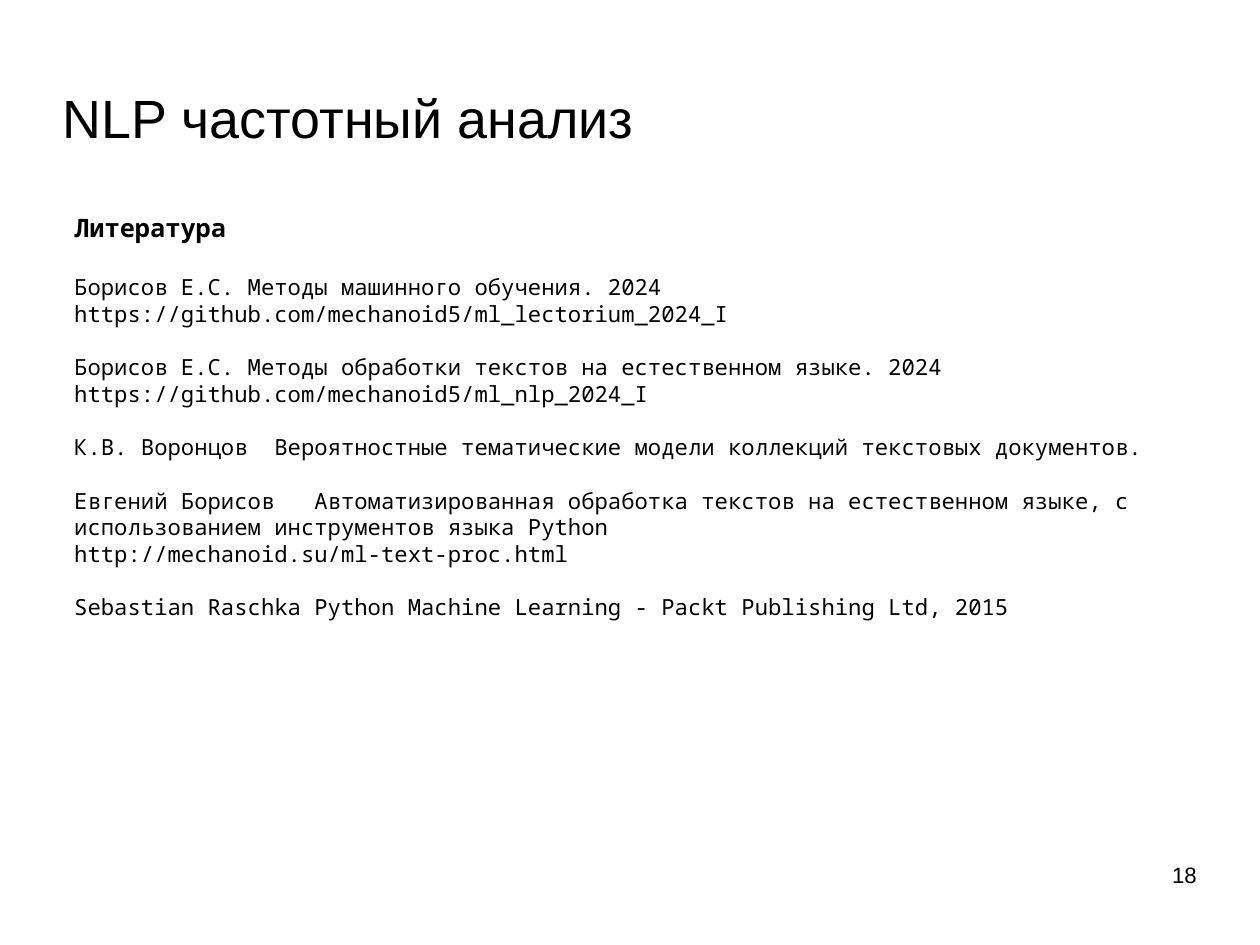
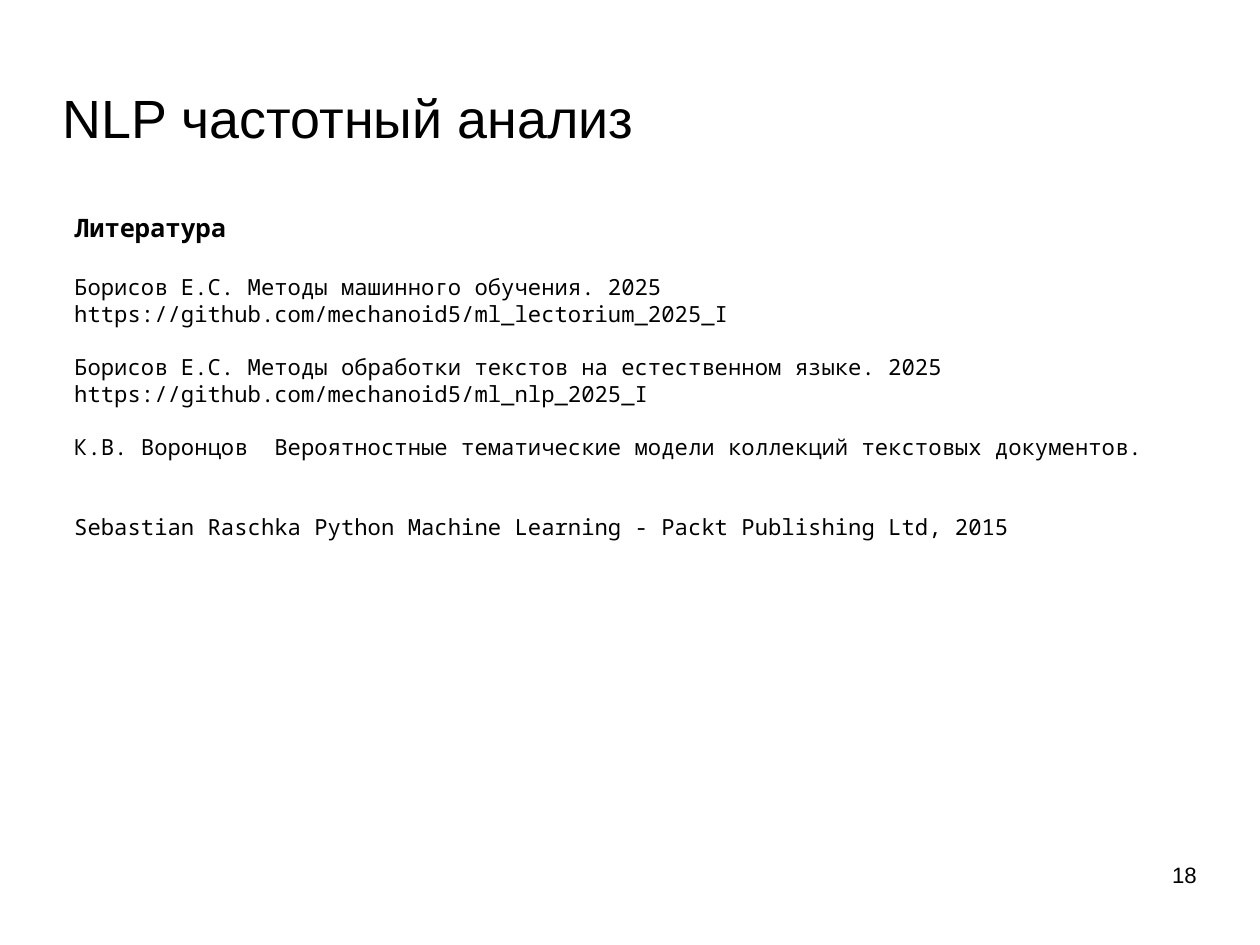
Before and after one commit to mechanoid5/ml_nlp_2025_I, a slide deck: slide 18 of 02-tfidf.odp. Drawn at 1260x945 pixels with LibreOffice and Linux fonts; fonts in the diff are those of the drawing; background and template pictures are left out. Boxes give left, top, right and bottom in pixels: in the first picture for what was removed or moved away, otherwise in the second. Text is boxed around its words. In the diff, an @@ line names an element or a change of style, - is before the commit and + after.

```diff
--- a/02-tfidf.odp
+++ b/02-tfidf.odp
@@ text at (74,278,941,408): text changed @@
-Борисов Е.С. Методы машинного обучения. 2024
-https://github.com/mechanoid5/ml_lectorium_2024_I
-Борисов Е.С. Методы обработки текстов на естественном языке. 2024
-https://github.com/mechanoid5/ml_nlp_2024_I
+Борисов Е.С. Методы машинного обучения. 2025
+https://github.com/mechanoid5/ml_lectorium_2025_I
+Борисов Е.С. Методы обработки текстов на естественном языке. 2025
+https://github.com/mechanoid5/ml_nlp_2025_I
@@ text at (74,492,1128,568): paragraphs removed @@
-Евгений Борисов Автоматизированная обработка текстов на естественном языке, с использованием инструментов языка Python
-http://mechanoid.su/ml-text-proc.html
```
Also in this commit, not shown: 1 other slide changed, 1 slide added, 1 slide removed, 19 other files.
